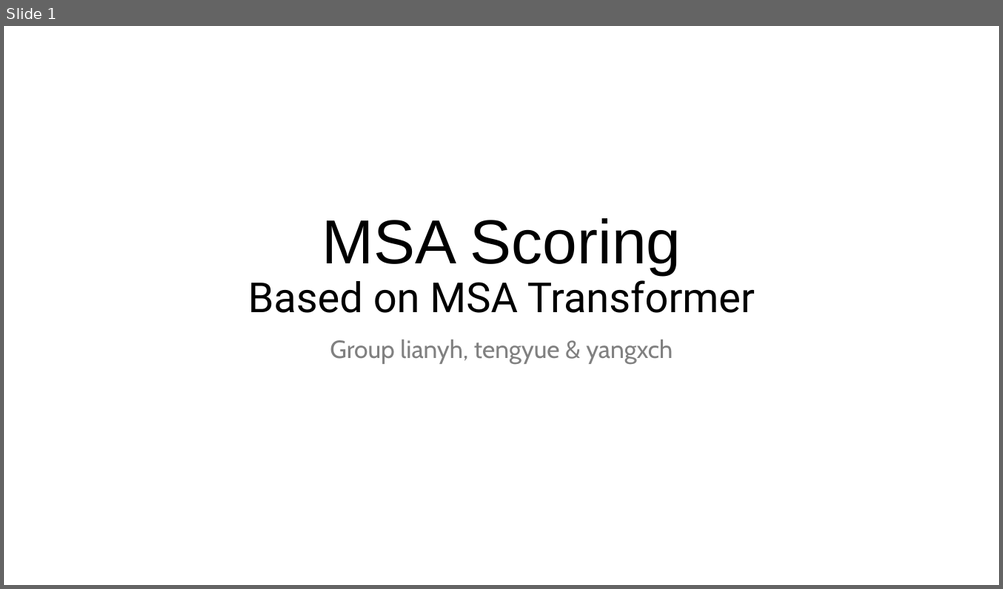
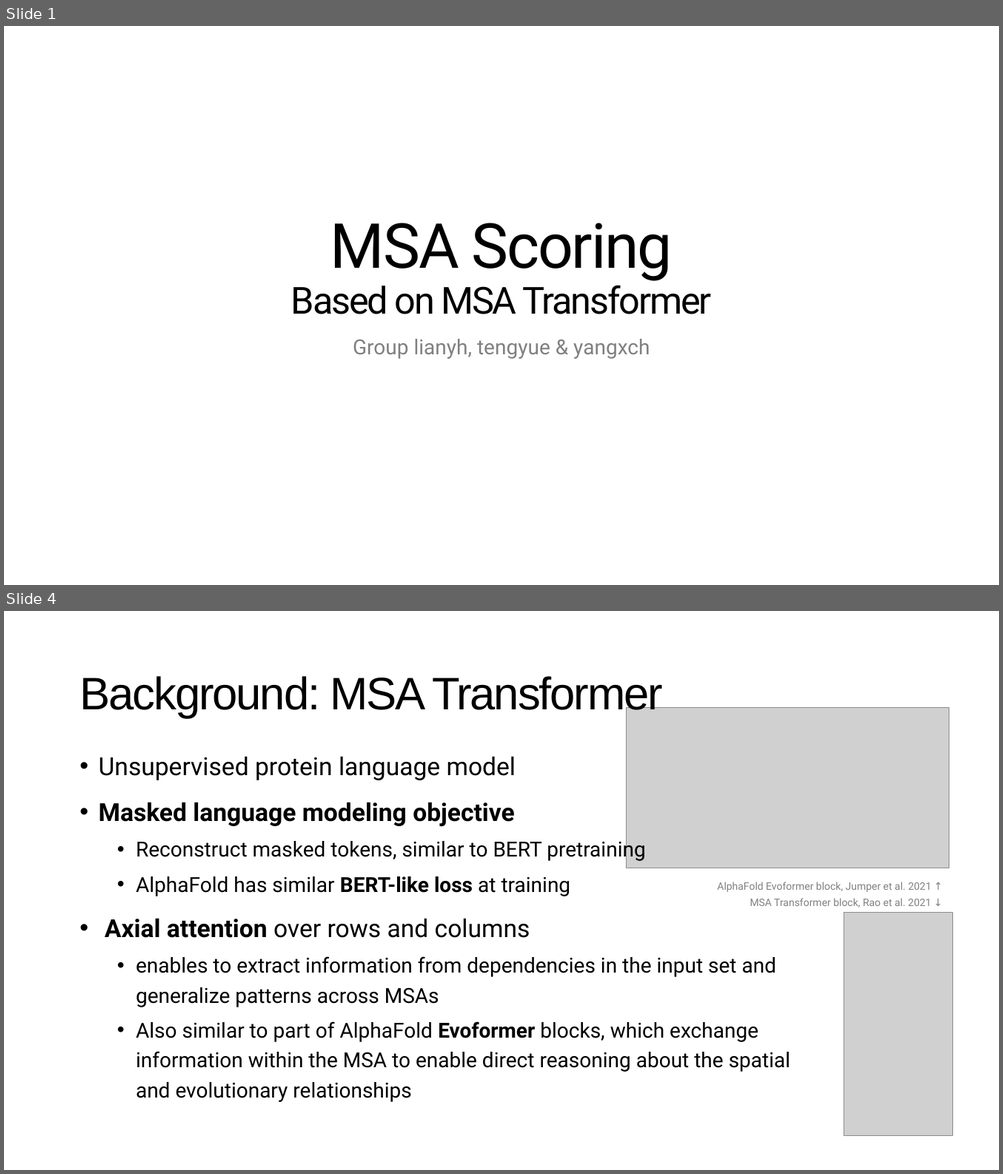
Before and after one commit to NaiL23/ShanghaiTech-CS177H-MSA-Scoring, a slide deck: report/presentation.pptx. Shown one above the other, each under a label of ours: slide 1 before the commit, slides 1 and 4 after it; the slides between them are not shown. The pictures are 1003x589 and 1003x1174 pixels, drawn with LibreOffice and Linux fonts; fonts in the diff are those of the drawing; grey boxes stand for pictures. Boxes give left, top, right and bottom in pixels: in the first picture for what was removed or moved away, otherwise in the second. Text is boxed around its words. In the diff, an @@ line names an element or a change of style, - is before the commit and + after.

```diff
--- a/report/presentation.pptx
+++ b/report/presentation.pptx
@@ slide 4 added at (4, 611, 999, 1170), background #FFFFFF @@
@@ title added at (79, 676, 663, 718), 44 pt, text #000000 @@
+Background: MSA Transformer
@@ picture added at (626, 707, 948, 868) @@
@@ text added at (99, 756, 790, 1102), 20 pt, text #000000 @@
+• Unsupervised protein language model
+• Masked language modeling objective
+  • Reconstruct masked tokens, similar to BERT pretraining
+  • AlphaFold has similar BERT-like loss at training
+• Axial attention over rows and columns
+  • enables to extract information from dependencies in the input set and generalize patterns across MSAs
+  • Also similar to part of AlphaFold Evoformer blocks, which exchange information within the MSA to enable direct reasoning about the spatial and evolutionary relationships
@@ text added at (717, 882, 930, 908), 10 pt, text #808080 @@
+AlphaFold Evoformer block, Jumper et al. 2021 ↑
+MSA Transformer block, Rao et al. 2021 ↓
@@ picture added at (844, 912, 952, 1136) @@
@@ slide 1 changed as well @@
@@ title "MSA Scoring Based on MSA ..." at (291, 223, 711, 315): size 40 to 36 pt in "Based on MSA Transformer"; font Arial to Roboto in "MSA Scoring"; letter spacing 0 to -1.5 pt @@
@@ subtitle "Group lianyh, tengyue & yangxch" at (353, 339, 649, 359): size 24 to 20 pt, font Cabin to Roboto @@
```
Also in this commit, not shown: 1 other slide changed, 11 other slides added, 7 slides removed, 4 other files.
